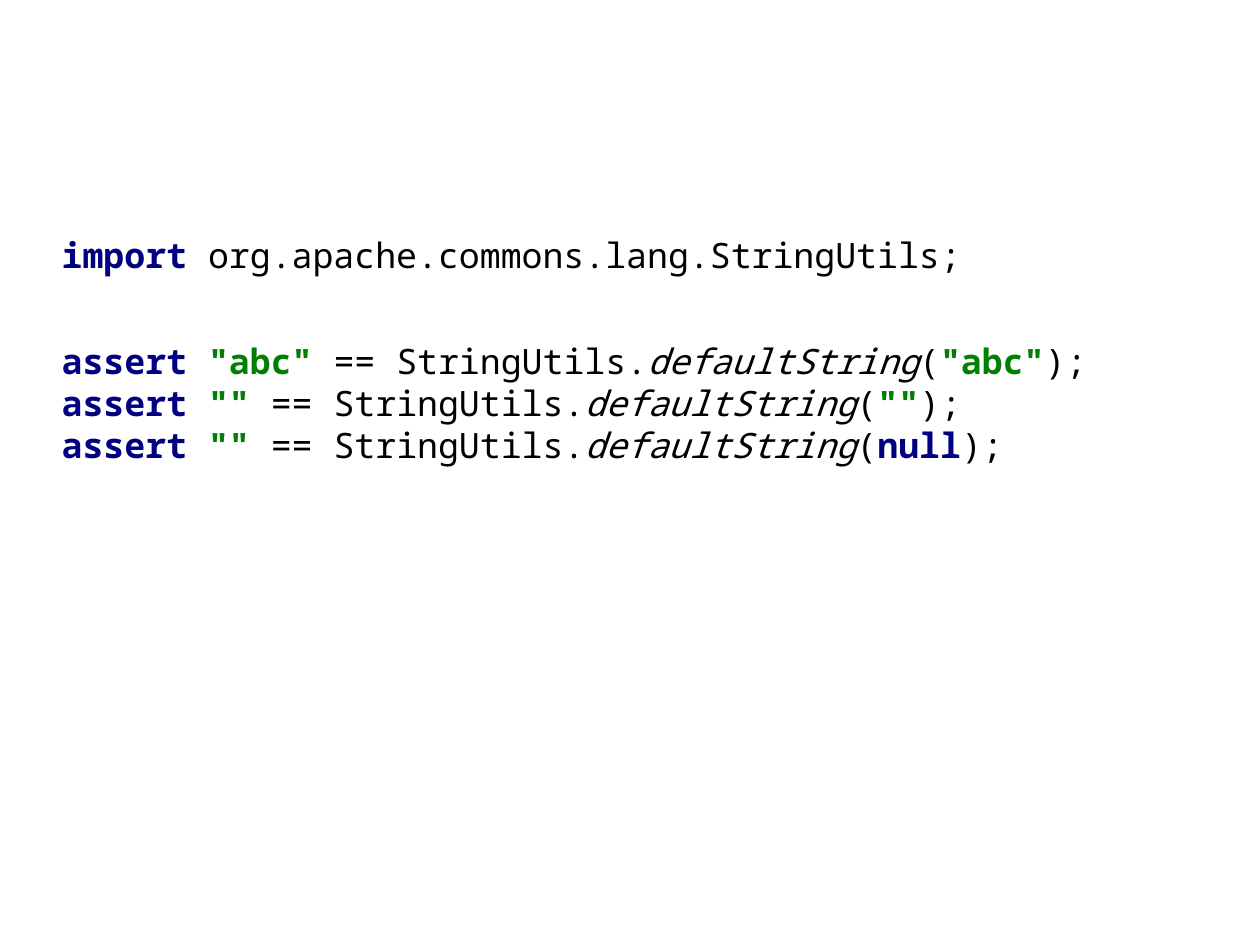
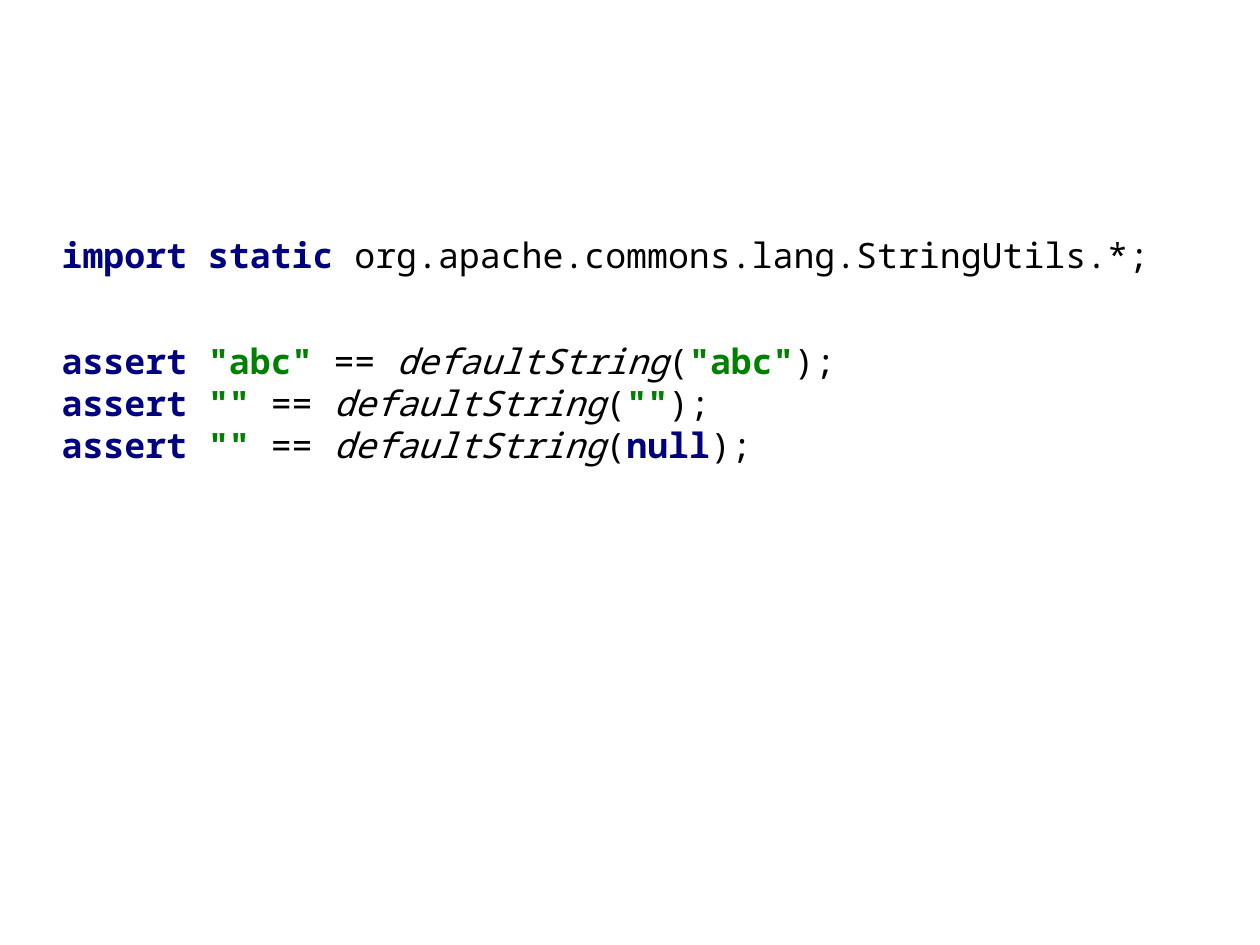
Before and after one commit to HamletDRC/presentations, a slide deck: slide 11 of javaboilerplatebusters/BoilerPlateBusters_33rdDegree.odp (slide 13 before the commit). Drawn at 1260x945 pixels with LibreOffice and Linux fonts; fonts in the diff are those of the drawing; background and template pictures are left out. Boxes give left, top, right and bottom in pixels: in the first picture for what was removed or moved away, otherwise in the second. Text is boxed around its words. In the diff, an @@ line names an element or a change of style, - is before the commit and + after.

```diff
--- a/javaboilerplatebusters/BoilerPlateBusters_33rdDegree.odp
+++ b/javaboilerplatebusters/BoilerPlateBusters_33rdDegree.odp
@@ subtitle at <box>62,241,1149,467</box>: text changed @@
-import org.apache.commons.lang.StringUtils;
-assert "abc" == StringUtils.defaultString("abc");
-assert "" == StringUtils.defaultString("");
-assert "" == StringUtils.defaultString(null);
+import static org.apache.commons.lang.StringUtils.*;
+assert "abc" == defaultString("abc");
+assert "" == defaultString("");
+assert "" == defaultString(null);
```
Also in this commit, not shown: 29 other slides changed, 1 slide added, 2 slides removed.
